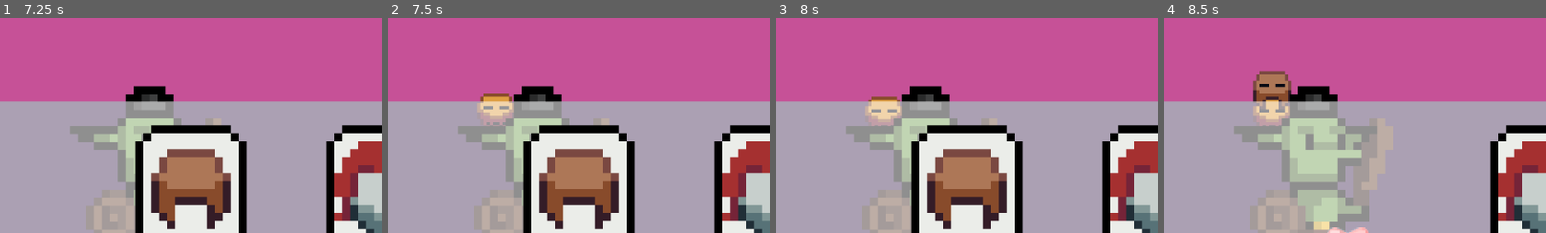
Above: before the commit, frames 1-4 (left to right).
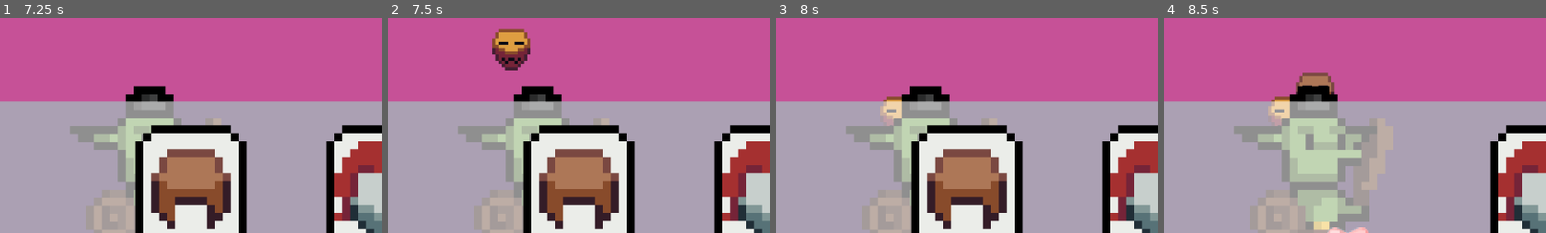
Above: after the commit, the same moments.

Repository: jakmik2/rogue-cards
Game: Godot game, scene res://scenes/Overworld.tscn
The game is run twice, just before and just after one commit, with the same random seed, the same clock (stepped at 60 frames per second) and the same inputs.
Inputs (mouse positions are % of the whole screen's width and height, from its top left):
- Up to frame 1 (7.25 s): click "3" at 0.5 s; tap Enter at 1.25 s; move the mouse to (65, 81) at 1.27 s; click (65, 81) at 1.35 s; move the mouse to (30, 55) at 2.02 s; hold Down (ui_down) 2.03-2.78 s; click (30, 55) at 2.1 s; move the mouse to (67, 65) at 2.77 s; click (67, 65) at 2.85 s; move the mouse to (45, 70) at 3.52 s; click (45, 70) at 3.6 s; move the mouse to (80, 65) at 4.27 s; hold Down (ui_down) 4.28-6.53 s; click (80, 65) at 4.35 s; move the mouse to (47, 80) at 5.02 s; click (47, 80) at 5.1 s; move the mouse to (55, 50) at 5.77 s; click (55, 50) at 5.85 s; move the mouse to (47, 45) at 6.52 s; click (47, 45) at 6.6 s
- Up to frame 2 (7.5 s): move the mouse to (72, 45) at 7.27 s; click (72, 45) at 7.35 s
- Up to frame 3 (8 s): no input
- Up to frame 4 (8.5 s): move the mouse to (30, 55) at 8.02 s; click (30, 55) at 8.1 s
The pictures show only the part of the screen within x 0-50%, y 10-60%; the shares and areas given below are measured in that part.

Frame 1 is identical in both runs. In frame 2, 2.5% of the frame differs, in the area x 23-38%, y 4-50%; in frame 3, 0.7%; in frame 4, 2.5%.

Commit message:
Add random spawn location

Diff:
--- a/scripts/EquipmentPile.gd
+++ b/scripts/EquipmentPile.gd
@@ -4,6 +4,8 @@
 @onready var equipment_storage = $EquipmentStorage
 
 @export var pile: Array[String] = []
+
+var rng = RandomNumberGenerator.new()
 
 # Called when the node enters the scene tree for the first time.
 func _ready():
@@ -12,17 +14,19 @@
 		for code in old_equipment_pile:
 			add_equipment(code)
 
-# Called every frame. 'delta' is the elapsed time since the previous frame.
-func _process(delta):
-	pass
-
 func add_equipment(code):
 	pile.push_front(code)
+	# Spawn it in a random position above the container
+	var rand_x = rng.randi_range(-70, 70)
+	var rand_y = rng.randi_range(-60, -120)
+
 	var equipment_item: EquipmentItem = equipment_item_prefab.instantiate()
 	equipment_item.equipment_id = code
 	equipment_storage.add_child(equipment_item)
 	equipment_item.owner = equipment_storage
 
+	equipment_item.position = Vector2(rand_x, rand_y)
+
 
 func _on_tree_exiting():
 	Global.packed_equipment_pile = pile
